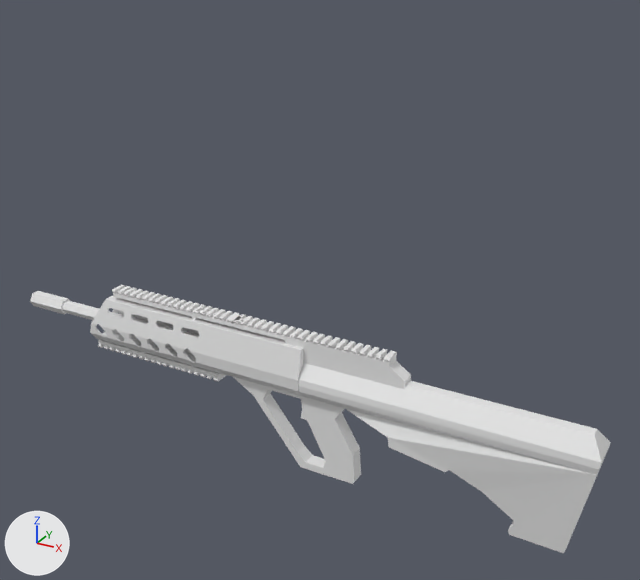
One commit to the Blender file client/assets/AUG.blend: the scene before it, then after it.
Both versions are drawn from a camera (50 mm lens) standing at (9.67, -17.65, 12.15) and looking at (-0.25, 0.39, 3.13). Lighting does not change. The marker at lower left points along +X, +Y and +Z.

The older version as bpy lines, for what is in view:
```python
me_cube = bpy.data.meshes.new('Cube')
me_cube.from_pydata(...)  # 92 vertices, 54 faces; spans x -3.06..7.23, y 0.0..0.48, z -1.99..1.37
me_cube.materials.append(mat_material)  # white #e7e7e7
me_cube_003 = bpy.data.meshes.new('Cube.003')
me_cube_003.from_pydata(...)  # 280 vertices, 139 faces; spans x -7.46..-0.42, y 0.0..0.49, z 0.28..1.7
me_cube_006 = bpy.data.meshes.new('Cube.006')
me_cube_006.from_pydata(...)  # 658 vertices, 497 faces; spans x -6.66..2.41, y -0.23..0.23, z -4.16..-3.38
ob_cube = bpy.data.objects.new('Cube', me_cube_006)
ob_cube.location = (0.0, 0.0, 5.41)
ob_rail = bpy.data.objects.new('rail', me_cube_003)
ob_rail.location = (0.0, 0.0, 0.0)
_m = ob_rail.modifiers.new('Mirror', 'MIRROR')
_m.use_axis = (False, True, False)
_m.use_clip = True
ob_receiver = bpy.data.objects.new('receiver', me_cube)
ob_receiver.location = (0.0, 0.0, 0.0)
_m = ob_receiver.modifiers.new('Mirror', 'MIRROR')
_m.use_axis = (False, True, False)
_m.use_clip = True
# also in view: 'Cylinder.001' at (-6.22, 0.0, 0.94); 'Cube.002' at (-5.28, 0.0, 0.15)
```
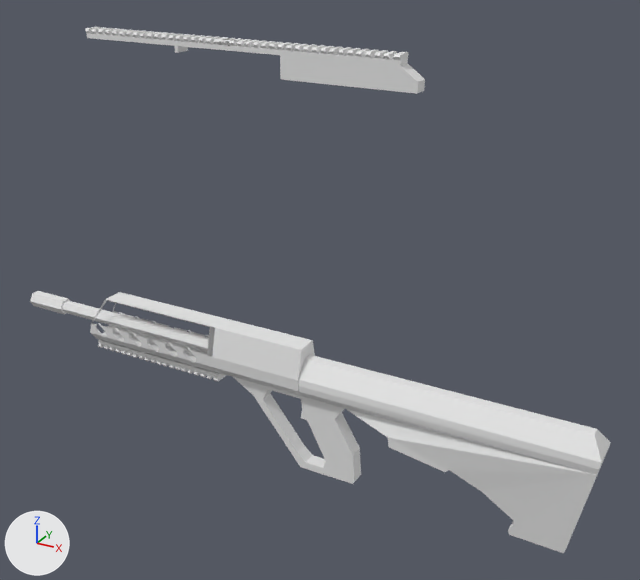
The change, as a diff of the scene's bpy script:
```diff
--- a/client/assets/AUG.blend.py
+++ b/client/assets/AUG.blend.py
@@ me_cube_003 @@
 # used by ob_rail; location = (0.0, 0.0, 0.0)
-me_cube_003.from_pydata(...)  # 280 vertices, 139 faces; spans x -7.46..-0.42, y 0.0..0.49, z 0.28..1.7
+me_cube_003.from_pydata(...)  # 199 vertices, 93 faces, 2 loose edges; spans x -7.46..-0.42, y 0.0..0.49, z 0.28..1.7
+# me_cube_003 part 1
+# 81 vertices are removed from x -6.77..-3.55, y 0.28..0.48, z 0.95..1.5
+# 46 faces are deleted
+# 2 loose edges are added
@@ ob_cube @@
 ob_cube = bpy.data.objects.new('Cube', me_cube_006)
-ob_cube.location = (0.0, 0.0, 5.41)
+ob_cube.location = (0.0, 0.0, 12.58)
```

Changed parts and their boxes (x1, y1, x2, y2) in the pictures (640 x 580 px):
'Cube', moved
    before: (112, 285, 411, 389)
    after: (85, 27, 425, 94)
'rail', reshaped
    before: (90, 296, 303, 391)
    after: (90, 292, 315, 391)
part 1 of me_cube_003, cut back
    before: (91, 300, 215, 357)
